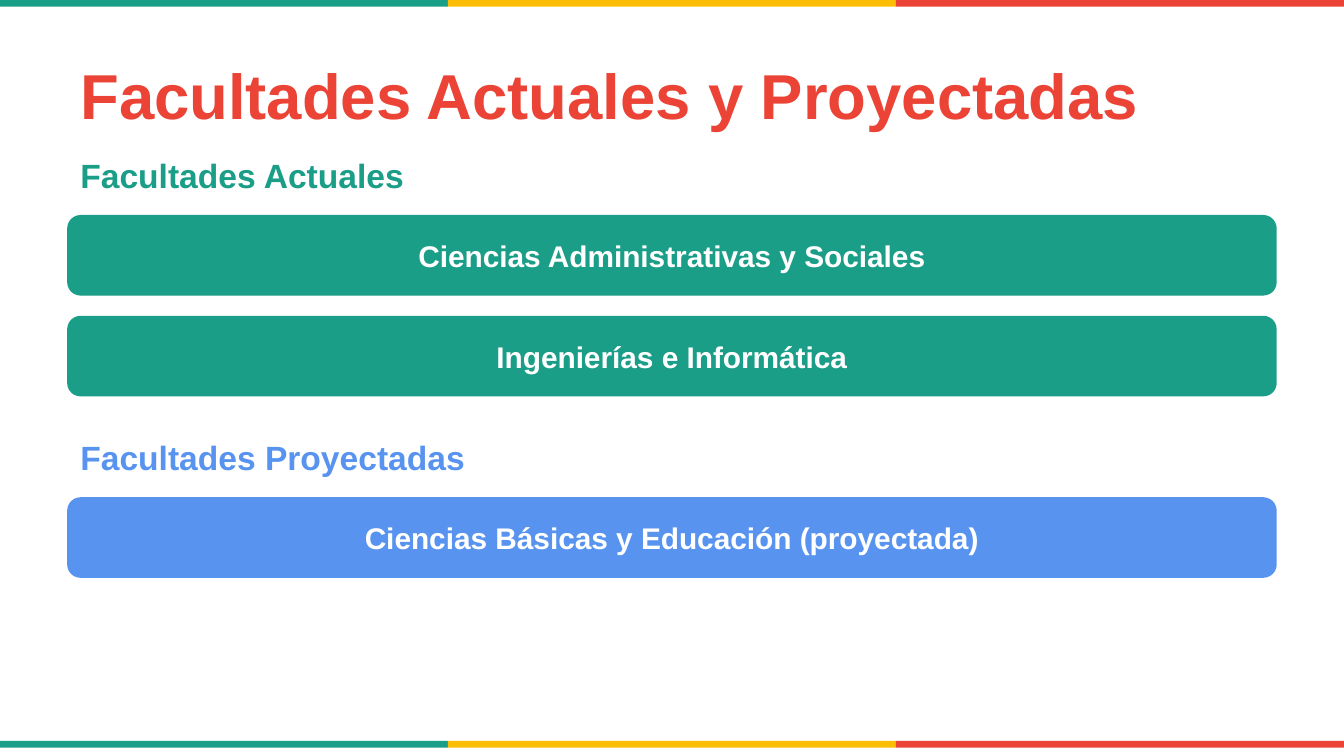
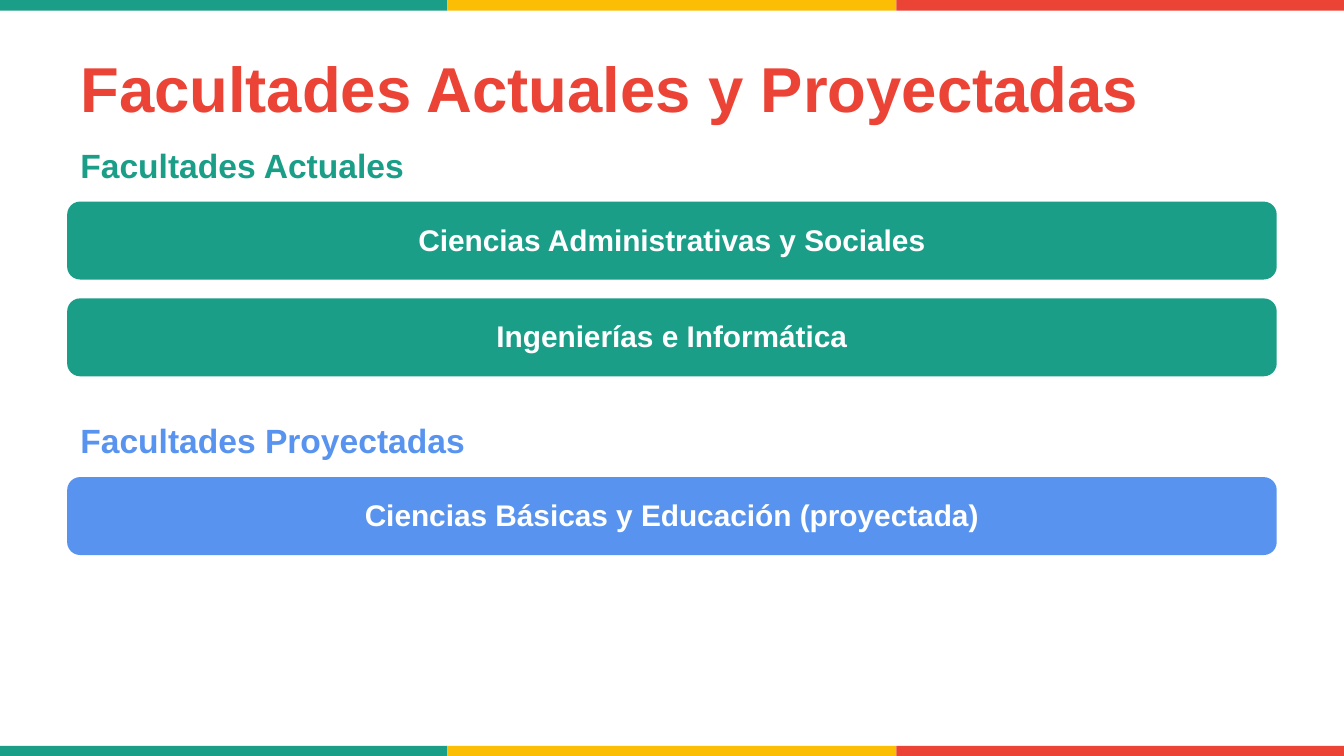
Before and after one commit to alonsoarias/ISER-PEI, a slide deck: slide 26 of PEI-UniRural-Presentacion.pptx. Drawn at 1344x756 pixels with LibreOffice and Linux fonts; fonts in the diff are those of the drawing. Boxes give left, top, right and bottom in pixels: in the first picture for what was removed or moved away, otherwise in the second. Text is boxed around its words. In the diff, an @@ line names an element or a change of style, - is before the commit and + after.

```diff
--- a/PEI-UniRural-Presentacion.pptx
+++ b/PEI-UniRural-Presentacion.pptx
@@ rectangle removed at (x1=0, y1=0, x2=448, y2=7) @@
@@ rectangle added at (x1=0, y1=0, x2=448, y2=11), fill #1B9E88 @@
@@ rectangle removed at (x1=448, y1=0, x2=895, y2=7) @@
@@ rectangle added at (x1=448, y1=0, x2=896, y2=11), fill #FCBD05 @@
@@ rectangle removed at (x1=896, y1=0, x2=1344, y2=7) @@
@@ rectangle added at (x1=896, y1=0, x2=1344, y2=11), fill #EB4335 @@
@@ text "Facultades Actuales y Proyectadas" moved from (x1=80, y1=73, x2=1138, y2=131) to (x1=80, y1=66, x2=1138, y2=124) @@
@@ text "Facultades Actuales" moved from (x1=80, y1=163, x2=404, y2=189) to (x1=80, y1=153, x2=404, y2=179) @@
@@ rounded rectangle moved from (x1=67, y1=215, x2=1277, y2=296) to (x1=67, y1=202, x2=1277, y2=280) @@
@@ text "Ciencias Administrativas y Sociales" moved from (x1=418, y1=245, x2=925, y2=272) to (x1=418, y1=229, x2=925, y2=256) @@
@@ text "Facultades Proyectadas" moved from (x1=80, y1=445, x2=465, y2=476) to (x1=80, y1=428, x2=465, y2=459) @@
@@ 2 rounded rectangles, 1 text moved together from (x1=67, y1=316, x2=1277, y2=578) to (x1=67, y1=298, x2=1277, y2=555) @@
@@ text "Ciencias Básicas y Educación (proyectada)" moved from (x1=365, y1=527, x2=979, y2=554) to (x1=365, y1=504, x2=979, y2=532) @@
@@ rectangle removed at (x1=0, y1=741, x2=448, y2=747) @@
@@ rectangle added at (x1=0, y1=746, x2=448, y2=756), fill #1B9E88 @@
@@ rectangle removed at (x1=448, y1=741, x2=895, y2=747) @@
@@ rectangle added at (x1=448, y1=746, x2=896, y2=756), fill #FCBD05 @@
@@ rectangle removed at (x1=896, y1=741, x2=1344, y2=747) @@
@@ rectangle added at (x1=896, y1=746, x2=1344, y2=756), fill #EB4335 @@
```
Also in this commit, not shown: 38 other slides changed, 1 other file.
